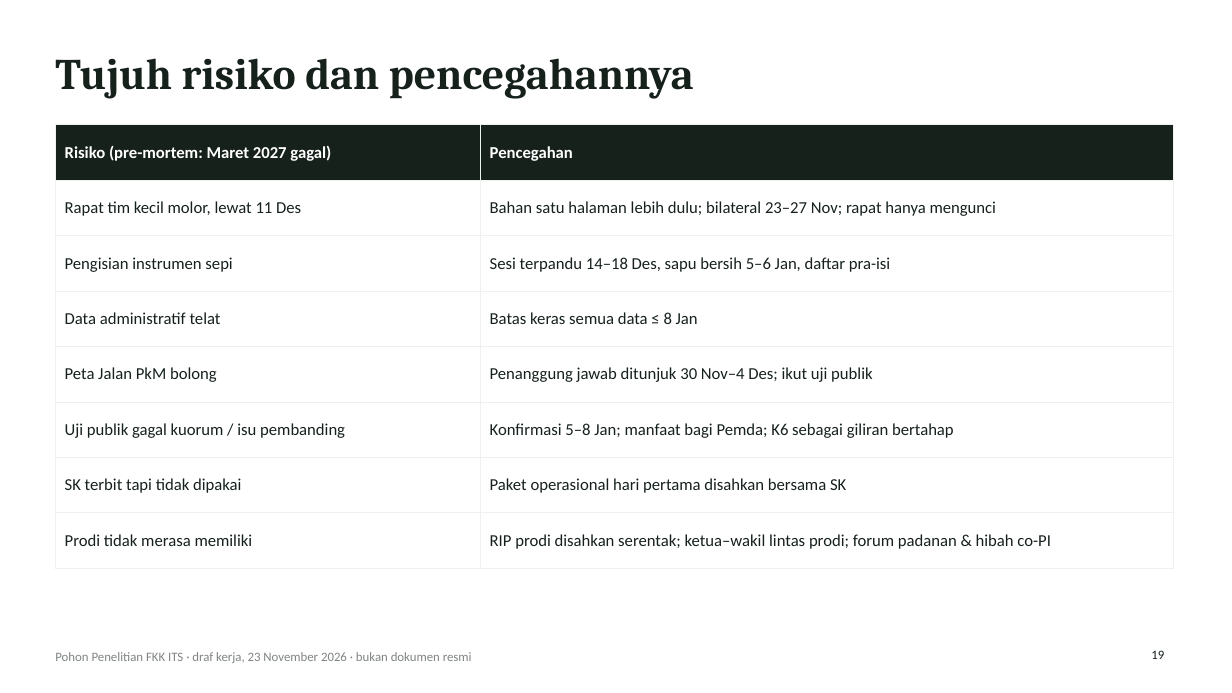
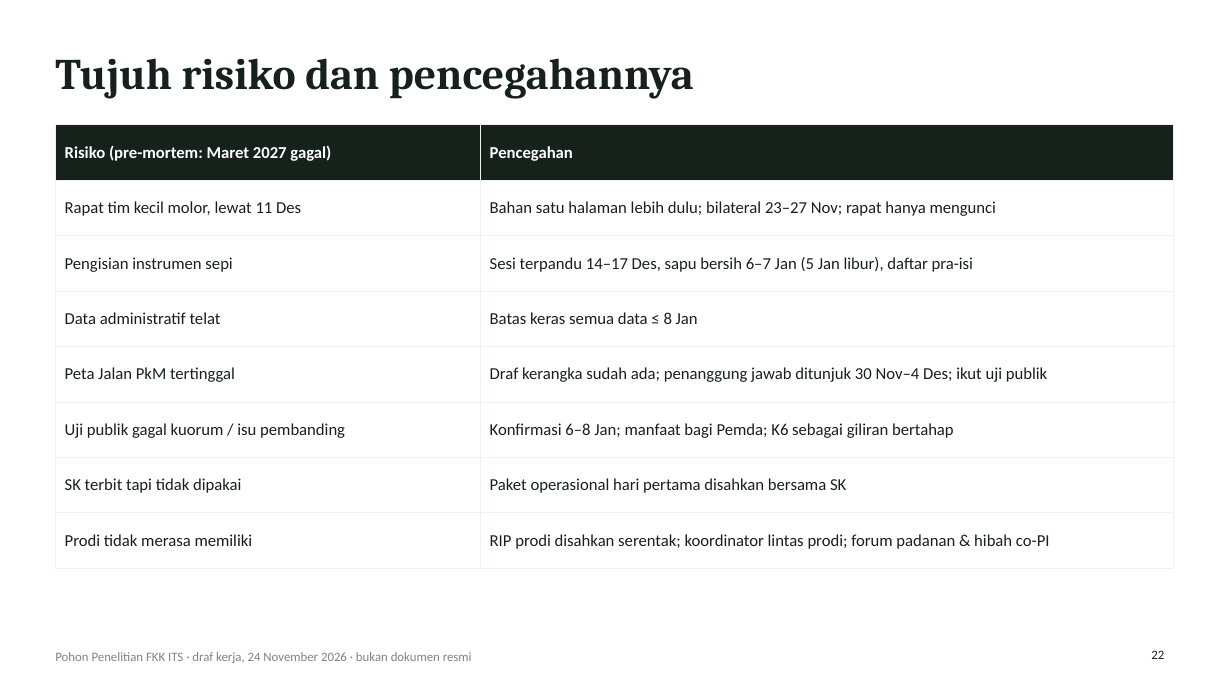
Before and after one commit to anakwirayuda-eng/desa-binaan-dashboard, a slide deck: slide 22 of output/PAPARAN_POHON_PENELITIAN_FKK_ITS.pptx (slide 19 before the commit). Drawn at 1232x693 pixels with LibreOffice and Linux fonts; fonts in the diff are those of the drawing. Boxes give left, top, right and bottom in pixels: in the first picture for what was removed or moved away, otherwise in the second. Text is boxed around its words. In the diff, an @@ line names an element or a change of style, - is before the commit and + after.

```diff
--- a/output/PAPARAN_POHON_PENELITIAN_FKK_ITS.pptx
+++ b/output/PAPARAN_POHON_PENELITIAN_FKK_ITS.pptx
@@ table at bbox=[55, 125, 1174, 553] @@
-row 3, column 2: Sesi terpandu 14–18 Des, sapu bersih 5–6 Jan, daftar pra-isi
+row 3, column 2: Sesi terpandu 14–17 Des, sapu bersih 6–7 Jan (5 Jan libur), daftar pra-isi
-row 5, column 1: Peta Jalan PkM bolong
+row 5, column 1: Peta Jalan PkM tertinggal
-row 5, column 2: Penanggung jawab ditunjuk 30 Nov–4 Des; ikut uji publik
+row 5, column 2: Draf kerangka sudah ada; penanggung jawab ditunjuk 30 Nov–4 Des; ikut uji publik
-row 6, column 2: Konfirmasi 5–8 Jan; manfaat bagi Pemda; K6 sebagai giliran bertahap
+row 6, column 2: Konfirmasi 6–8 Jan; manfaat bagi Pemda; K6 sebagai giliran bertahap
-row 8, column 2: RIP prodi disahkan serentak; ketua–wakil lintas prodi; forum padanan & hibah co-PI
+row 8, column 2: RIP prodi disahkan serentak; koordinator lintas prodi; forum padanan & hibah co-PI
@@ text at bbox=[55, 652, 472, 663]: text changed @@
-Pohon Penelitian FKK ITS · draf kerja, 23 November 2026 · bukan dokumen resmi
+Pohon Penelitian FKK ITS · draf kerja, 24 November 2026 · bukan dokumen resmi
@@ page number at bbox=[1151, 650, 1164, 659]: text changed @@
-19
+22
```
Also in this commit, not shown: 20 other slides changed, 2 slides added, 17 other files.
